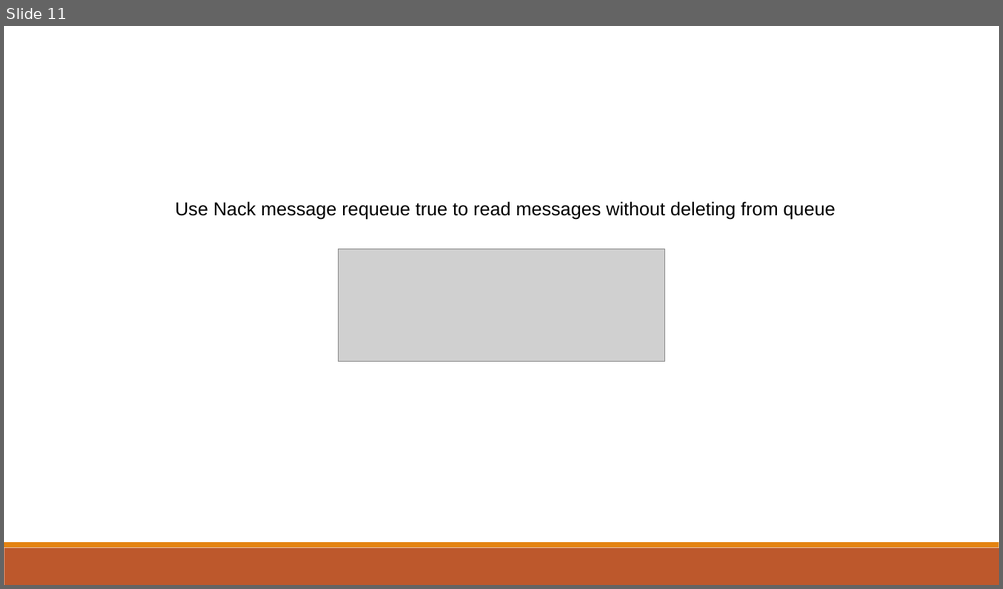
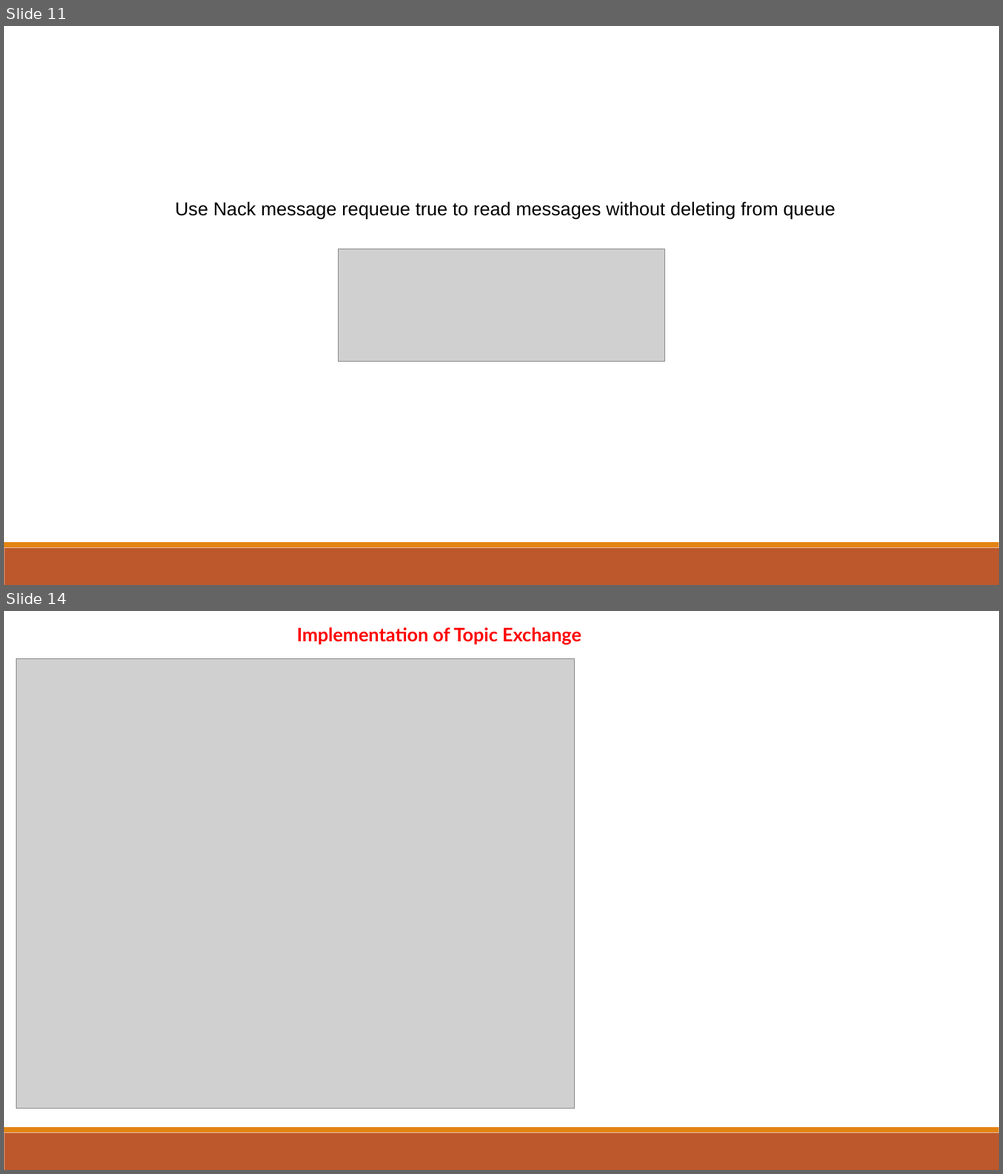
Before and after one commit to vishnuvishal-11/Vishnuvishal, a slide deck: Presentations/RabbitMQ.pptx. Shown one above the other, each under a label of ours: slide 11 before the commit, slides 11 and 14 after it; the slides between them are not shown. The pictures are 1003x589 and 1003x1174 pixels, drawn with LibreOffice and Linux fonts; fonts in the diff are those of the drawing; grey boxes stand for pictures. Boxes give left, top, right and bottom in pixels: in the first picture for what was removed or moved away, otherwise in the second. Text is boxed around its words. In the diff, an @@ line names an element or a change of style, - is before the commit and + after.

```diff
--- a/Presentations/RabbitMQ.pptx
+++ b/Presentations/RabbitMQ.pptx
@@ slide 14 added at [4, 611, 999, 1170], background #FFFFFF; not listed: 2 template elements that a slide beside it also shows @@
@@ text added at [297, 627, 581, 644], 18 pt, text #FF0000, bold @@
+Implementation of Topic Exchange
@@ picture added at [16, 659, 574, 1109] @@
```
Also in this commit, not shown: 1 slide changed, 6 other slides added.
